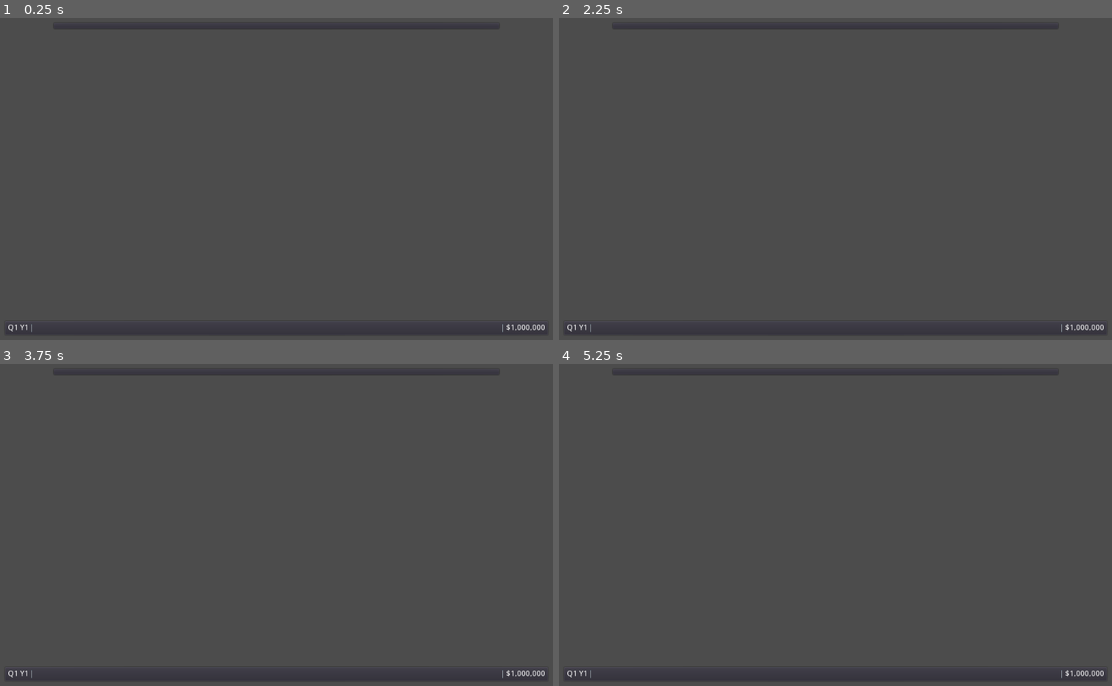
Above: before the commit, frames 1-4 (two rows, left to right).
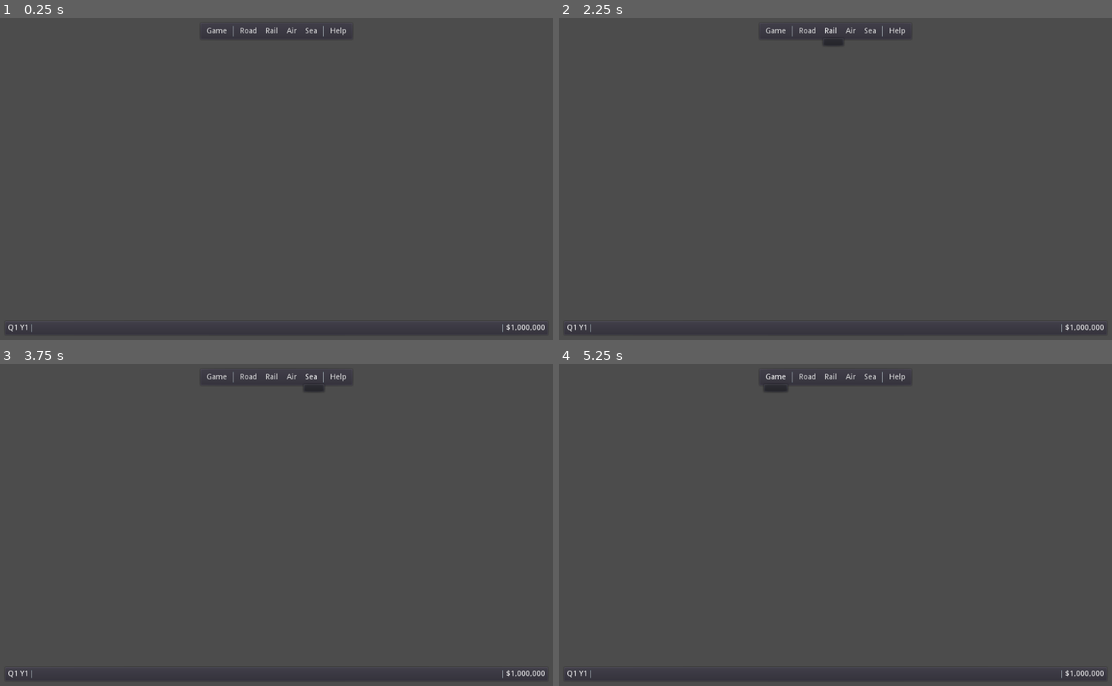
Above: after the commit, the same moments.

Repository: freettd/freettd
Game: Godot game, scene res://scenes/Main.tscn
Same seed, same stepped clock (60 frames per second), same inputs: the game is played once before the commit and once after it.
Inputs (mouse positions are in pixels of both pictures, inside the frame that each line leads up to):
- Up to frame 1 (0.25 s): no input
- Up to frame 2 (2.25 s): click (774, 30) at 0.5 s, where only the run after the commit has a clickable "Game"; click (807, 30) at 1.25 s, where only the run after the commit has a clickable "Road"; click (829, 30) at 2 s, where only the run after the commit has a clickable "Rail"
- Up to frame 3 (3.75 s): click (293, 376) at 2.75 s, where only the run after the commit has a clickable "Air"; click (309, 376) at 3.5 s, where only the run after the commit has a clickable "Sea"
- Up to frame 4 (5.25 s): click (896, 376) at 4.25 s, where only the run after the commit has a clickable "Help"; click (774, 376) at 5 s, where only the run after the commit has a clickable "Game"

The runs differ from the first frame. In frame 1, 0.3% of the frame differs, in the area x 10-90%, y 2-7%; in frame 2, 0.4%; in frame 3, 0.4%; in frame 4, 0.4%, in the area x 10-90%, y 2-9%.

Commit message:
simple in-game menu bar

Diff:
--- a/scenes/desktop-ui/DesktopUI.tscn
+++ b/scenes/desktop-ui/DesktopUI.tscn
@@ -5,13 +5,69 @@
 [node name="PanelContainer" type="PanelContainer" parent="."]
 anchor_left = 0.5
 anchor_right = 0.5
-margin_left = -412.0
+margin_left = -142.0
 margin_top = 10.0
-margin_right = 412.0
-margin_bottom = 14.0
+margin_right = 142.0
+margin_bottom = 34.0
 __meta__ = {
 "_edit_use_anchors_": false
 }
+
+[node name="HBoxContainer" type="HBoxContainer" parent="PanelContainer"]
+margin_left = 7.0
+margin_top = 7.0
+margin_right = 277.0
+margin_bottom = 27.0
+
+[node name="MenuButton" type="MenuButton" parent="PanelContainer/HBoxContainer"]
+margin_right = 50.0
+margin_bottom = 20.0
+text = "Game"
+
+[node name="VSeparator" type="VSeparator" parent="PanelContainer/HBoxContainer"]
+margin_left = 54.0
+margin_right = 58.0
+margin_bottom = 20.0
+
+[node name="RoadButton" type="MenuButton" parent="PanelContainer/HBoxContainer"]
+margin_left = 62.0
+margin_right = 105.0
+margin_bottom = 20.0
+focus_mode = 2
+text = "Road"
+
+[node name="RailButton" type="MenuButton" parent="PanelContainer/HBoxContainer"]
+margin_left = 109.0
+margin_right = 144.0
+margin_bottom = 20.0
+focus_mode = 2
+text = "Rail"
+
+[node name="AirButton" type="MenuButton" parent="PanelContainer/HBoxContainer"]
+margin_left = 148.0
+margin_right = 178.0
+margin_bottom = 20.0
+focus_mode = 2
+text = "Air"
+
+[node name="SeaButton" type="MenuButton" parent="PanelContainer/HBoxContainer"]
+margin_left = 182.0
+margin_right = 216.0
+margin_bottom = 20.0
+focus_mode = 2
+text = "Sea"
+
+[node name="VSeparator2" type="VSeparator" parent="PanelContainer/HBoxContainer"]
+margin_left = 220.0
+margin_right = 224.0
+margin_bottom = 20.0
+
+[node name="HelpButton" type="MenuButton" parent="PanelContainer/HBoxContainer"]
+margin_left = 228.0
+margin_right = 270.0
+margin_bottom = 20.0
+focus_mode = 2
+text = "Help"
 
 [node name="Statusbar" type="PanelContainer" parent="."]
 anchor_left = 0.5
